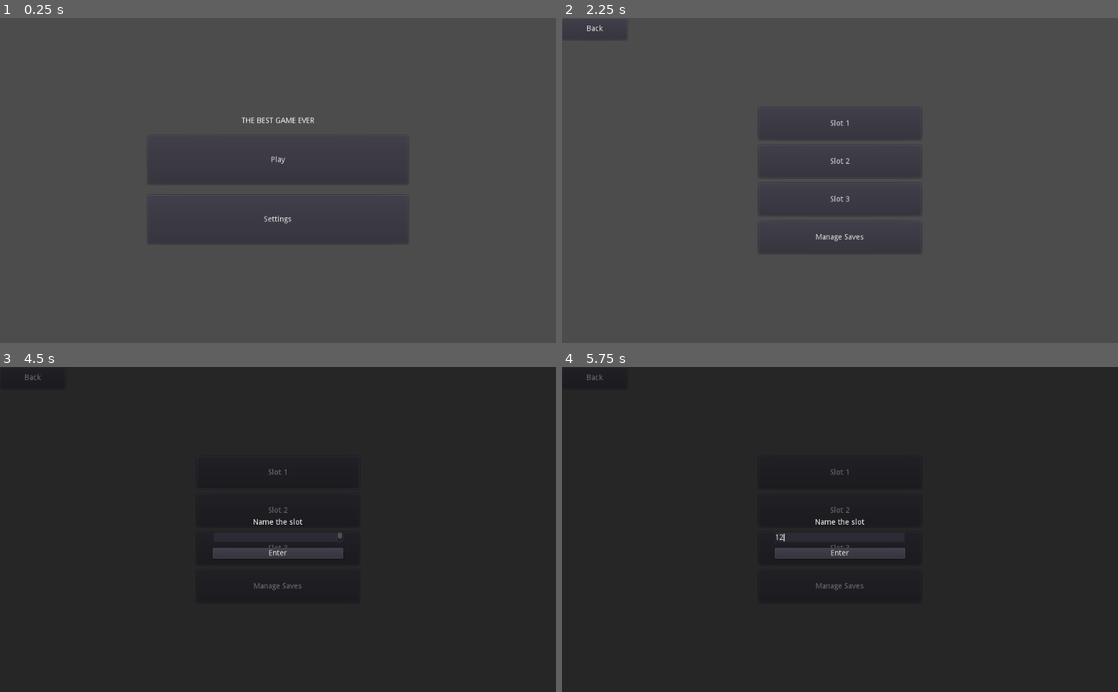
Above: before the commit, frames 1-4 (two rows, left to right).
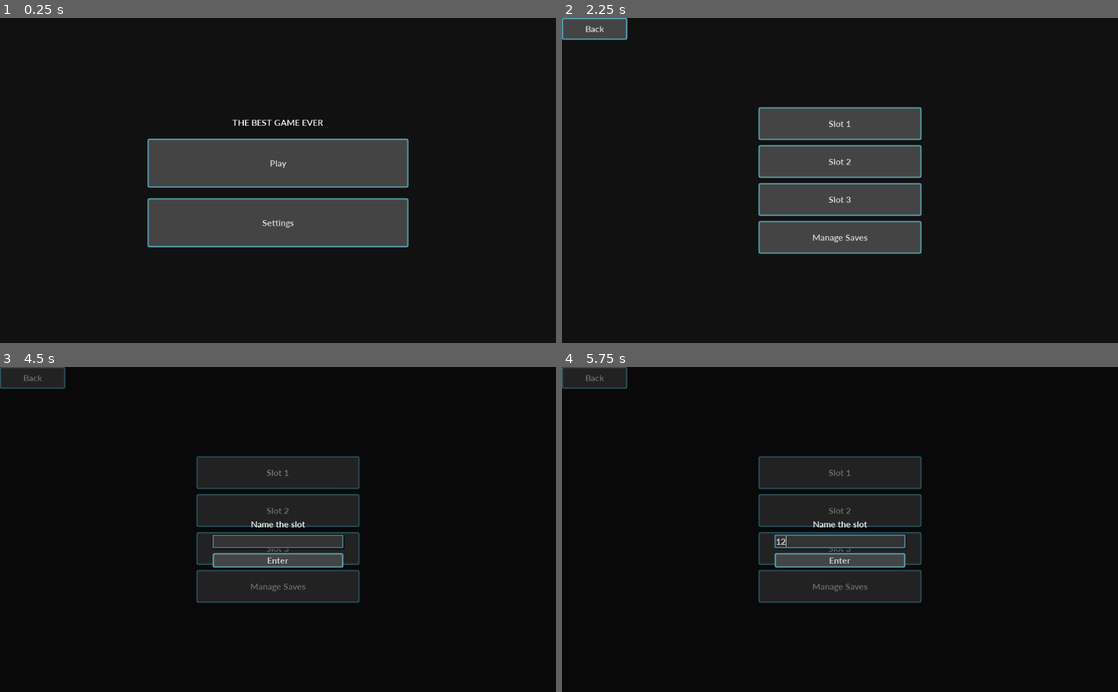
Above: after the commit, the same moments.

Repository: DeeJayLSP/godot-save-config-demo
Game: Godot game, scene res://MainMenu.tscn
Same seed, same stepped clock (60 frames per second), same inputs: the game is played once before the commit and once after it.
Inputs (mouse positions are in pixels of both pictures, inside the frame that each line leads up to):
- Up to frame 1 (0.25 s): no input
- Up to frame 2 (2.25 s): click "Settings" at 0.5 s; click "Back" at 1.25 s; click "Play" at 2 s
- Up to frame 3 (4.5 s): click "Back" at 2.75 s; click "Play" at 3.5 s; click "Slot 1" at 4.25 s
- Up to frame 4 (5.75 s): click (840, 536) at 5.02 s; type "12" at 5.1 s

The runs differ from the first frame. In frame 1, 87% of the frame differs, in the area x 0-100%, y 0-100%; in frame 2, 89%; in frame 3, 89%; in frame 4, 89%.

Commit message:
Added a custom theme

Diff:
--- a/Game.tscn
+++ b/Game.tscn
@@ -1,10 +1,12 @@
-[gd_scene load_steps=2 format=2]
+[gd_scene load_steps=3 format=2]
 
 [ext_resource path="res://Game.gd" type="Script" id=1]
+[ext_resource path="res://theme/theme.tres" type="Theme" id=2]
 
 [node name="Game" type="Control"]
 anchor_right = 1.0
 anchor_bottom = 1.0
+theme = ExtResource( 2 )
 script = ExtResource( 1 )
 __meta__ = {
 "_edit_use_anchors_": false
@@ -30,67 +32,70 @@
 }
 
 [node name="DataLabel" type="Label" parent="List"]
+margin_top = 1.0
 margin_right = 917.0
-margin_bottom = 14.0
+margin_bottom = 21.0
 text = "The box shows all the data that is active at the moment"
 align = 1
 
 [node name="CurrentData" type="TextEdit" parent="List"]
-margin_top = 18.0
+margin_top = 25.0
 margin_right = 917.0
-margin_bottom = 418.0
+margin_bottom = 425.0
 rect_min_size = Vector2( 800, 400 )
 readonly = true
 
 [node name="Modifiers" type="HBoxContainer" parent="List"]
-margin_top = 422.0
+margin_top = 429.0
 margin_right = 917.0
-margin_bottom = 462.0
+margin_bottom = 461.0
 custom_constants/separation = 21
 alignment = 1
 
 [node name="AOVLabel" type="Label" parent="List/Modifiers"]
-margin_left = 81.0
-margin_top = 13.0
-margin_right = 135.0
-margin_bottom = 27.0
+margin_left = 71.0
+margin_top = 6.0
+margin_right = 131.0
+margin_bottom = 26.0
 text = "variable:"
 
-[node name="AddOverwriteVar" type="TextEdit" parent="List/Modifiers"]
-margin_left = 156.0
-margin_right = 306.0
-margin_bottom = 40.0
+[node name="AddOverwriteVar" type="LineEdit" parent="List/Modifiers"]
+margin_left = 152.0
+margin_right = 302.0
+margin_bottom = 32.0
 rect_min_size = Vector2( 150, 0 )
 
 [node name="AOVLLabel" type="Label" parent="List/Modifiers"]
-margin_left = 327.0
-margin_top = 13.0
+margin_left = 323.0
+margin_top = 6.0
 margin_right = 365.0
-margin_bottom = 27.0
+margin_bottom = 26.0
 text = "value:"
 
-[node name="AddOverwriteVal" type="TextEdit" parent="List/Modifiers"]
+[node name="AddOverwriteVal" type="LineEdit" parent="List/Modifiers"]
 margin_left = 386.0
 margin_right = 536.0
-margin_bottom = 40.0
+margin_bottom = 32.0
 rect_min_size = Vector2( 150, 0 )
 
 [node name="Types" type="CheckButton" parent="List/Modifiers"]
 margin_left = 557.0
-margin_right = 704.0
-margin_bottom = 40.0
+margin_right = 703.0
+margin_bottom = 32.0
 text = "Overwrite:"
 
 [node name="AOApply" type="Button" parent="List/Modifiers"]
-margin_left = 725.0
-margin_right = 773.0
-margin_bottom = 40.0
+margin_left = 724.0
+margin_right = 774.0
+margin_bottom = 32.0
+rect_min_size = Vector2( 50, 0 )
 text = "Apply"
 
 [node name="Save" type="Button" parent="List/Modifiers"]
-margin_left = 794.0
-margin_right = 835.0
-margin_bottom = 40.0
+margin_left = 795.0
+margin_right = 845.0
+margin_bottom = 32.0
+rect_min_size = Vector2( 50, 0 )
 text = "Save"
 [connection signal="pressed" from="Back" to="." method="_on_Back_pressed"]
 [connection signal="pressed" from="List/Modifiers/AOApply" to="." method="_on_AOApply_pressed"]
--- a/MainMenu.tscn
+++ b/MainMenu.tscn
@@ -1,10 +1,12 @@
-[gd_scene load_steps=2 format=2]
+[gd_scene load_steps=3 format=2]
 
 [ext_resource path="res://MainMenu.gd" type="Script" id=1]
+[ext_resource path="res://theme/theme.tres" type="Theme" id=2]
 
 [node name="MainMenu" type="Control"]
 anchor_right = 1.0
 anchor_bottom = 1.0
+theme = ExtResource( 2 )
 script = ExtResource( 1 )
 __meta__ = {
 "_edit_use_anchors_": false
@@ -23,21 +25,21 @@
 
 [node name="Label" type="Label" parent="MenuItems"]
 margin_right = 480.0
-margin_bottom = 14.0
+margin_bottom = 20.0
 text = "THE BEST GAME EVER"
 align = 1
 
 [node name="Play" type="Button" parent="MenuItems"]
-margin_top = 34.0
+margin_top = 40.0
 margin_right = 480.0
-margin_bottom = 124.0
+margin_bottom = 130.0
 rect_min_size = Vector2( 480, 90 )
 text = "Play"
 
 [node name="Settings" type="Button" parent="MenuItems"]
-margin_top = 144.0
+margin_top = 150.0
 margin_right = 480.0
-margin_bottom = 234.0
+margin_bottom = 240.0
 rect_min_size = Vector2( 480, 90 )
 text = "Settings"
 [connection signal="pressed" from="MenuItems/Play" to="." method="_on_Play_pressed"]
--- a/Manage.tscn
+++ b/Manage.tscn
@@ -1,11 +1,13 @@
-[gd_scene load_steps=3 format=2]
+[gd_scene load_steps=4 format=2]
 
 [ext_resource path="res://Manage.gd" type="Script" id=1]
 [ext_resource path="res://DeleteSlot.gd" type="Script" id=2]
+[ext_resource path="res://theme/theme.tres" type="Theme" id=3]
 
 [node name="Manage" type="Control"]
 anchor_right = 1.0
 anchor_bottom = 1.0
+theme = ExtResource( 3 )
 script = ExtResource( 1 )
 __meta__ = {
 "_edit_use_anchors_": false
@@ -61,10 +63,10 @@
 }
 
 [node name="Confirmation" type="VBoxContainer" parent="Fade"]
-margin_left = 310.0
-margin_top = 268.0
-margin_right = 714.0
-margin_bottom = 332.0
+margin_left = 269.0
+margin_top = 265.0
+margin_right = 755.0
+margin_bottom = 335.0
 custom_constants/separation = 10
 alignment = 1
 __meta__ = {
@@ -72,27 +74,27 @@
 }
 
 [node name="Label" type="Label" parent="Fade/Confirmation"]
-margin_right = 404.0
-margin_bottom = 14.0
+margin_right = 486.0
+margin_bottom = 20.0
 text = "ARE YOU SURE YOU WANT TO DELETE SLOT DATA? (irreversible)"
 
 [node name="HBoxContainer" type="HBoxContainer" parent="Fade/Confirmation"]
-margin_top = 24.0
-margin_right = 404.0
-margin_bottom = 64.0
+margin_top = 30.0
+margin_right = 486.0
+margin_bottom = 70.0
 custom_constants/separation = 10
 alignment = 1
 
 [node name="Yes" type="Button" parent="Fade/Confirmation/HBoxContainer"]
-margin_left = 117.0
-margin_right = 197.0
+margin_left = 158.0
+margin_right = 238.0
 margin_bottom = 40.0
 rect_min_size = Vector2( 80, 40 )
 text = "Yes"
 
 [node name="No" type="Button" parent="Fade/Confirmation/HBoxContainer"]
-margin_left = 207.0
-margin_right = 287.0
+margin_left = 248.0
+margin_right = 328.0
 margin_bottom = 40.0
 rect_min_size = Vector2( 80, 0 )
 text = "No"
--- a/Play.tscn
+++ b/Play.tscn
@@ -1,11 +1,13 @@
-[gd_scene load_steps=3 format=2]
+[gd_scene load_steps=4 format=2]
 
 [ext_resource path="res://Play.gd" type="Script" id=1]
 [ext_resource path="res://SaveSlot.gd" type="Script" id=2]
+[ext_resource path="res://theme/theme.tres" type="Theme" id=3]
 
 [node name="Play" type="Control"]
 anchor_right = 1.0
 anchor_bottom = 1.0
+theme = ExtResource( 3 )
 script = ExtResource( 1 )
 __meta__ = {
 "_edit_use_anchors_": false
@@ -88,21 +90,22 @@
 }
 
 [node name="Label" type="Label" parent="NewFile/Content"]
+margin_top = 3.0
 margin_right = 240.0
-margin_bottom = 14.0
+margin_bottom = 23.0
 text = "Name the slot"
 align = 1
 
-[node name="Field" type="TextEdit" parent="NewFile/Content"]
-margin_top = 24.0
+[node name="Field" type="LineEdit" parent="NewFile/Content"]
+margin_top = 33.0
 margin_right = 240.0
-margin_bottom = 44.0
+margin_bottom = 57.0
 rect_min_size = Vector2( 240, 20 )
 
 [node name="Enter" type="Button" parent="NewFile/Content"]
-margin_top = 54.0
+margin_top = 67.0
 margin_right = 240.0
-margin_bottom = 74.0
+margin_bottom = 93.0
 text = "Enter"
 [connection signal="pressed" from="Back" to="." method="_on_Back_pressed"]
 [connection signal="pressed" from="Options/Slot 1" to="Options/Slot 1" method="_on_pressed"]
--- a/Settings.tscn
+++ b/Settings.tscn
@@ -1,21 +1,23 @@
-[gd_scene load_steps=3 format=2]
+[gd_scene load_steps=4 format=2]
 
 [ext_resource path="res://Settings.gd" type="Script" id=1]
 [ext_resource path="res://music/sample_music.ogg" type="AudioStream" id=2]
+[ext_resource path="res://theme/theme.tres" type="Theme" id=3]
 
 [node name="Settings" type="Control"]
 anchor_right = 1.0
 anchor_bottom = 1.0
+theme = ExtResource( 3 )
 script = ExtResource( 1 )
 __meta__ = {
 "_edit_use_anchors_": false
 }
 
 [node name="List" type="VBoxContainer" parent="."]
-margin_left = 287.0
-margin_top = 115.0
-margin_right = 737.0
-margin_bottom = 485.0
+margin_left = 283.0
+margin_top = 98.0
+margin_right = 741.0
+margin_bottom = 502.0
 custom_constants/separation = 14
 alignment = 1
 __meta__ = {
@@ -23,104 +25,104 @@
 }
 
 [node name="MasterLabel" type="Label" parent="List"]
-margin_right = 453.0
-margin_bottom = 14.0
+margin_right = 459.0
+margin_bottom = 20.0
 text = "Master Volume"
 align = 1
 
 [node name="MasterVolume" type="HSlider" parent="List"]
-margin_top = 28.0
-margin_right = 453.0
-margin_bottom = 44.0
+margin_top = 34.0
+margin_right = 459.0
+margin_bottom = 50.0
 value = 1.0
-tick_count = 11
 ticks_on_borders = true
 __meta__ = {
 "_edit_use_anchors_": false
 }
 
 [node name="MusicLabel" type="Label" parent="List"]
-margin_top = 58.0
-margin_right = 453.0
-margin_bottom = 72.0
+margin_top = 64.0
+margin_right = 459.0
+margin_bottom = 84.0
 text = "Music Volume"
 align = 1
 
 [node name="MusicVolume" type="HSlider" parent="List"]
-margin_top = 86.0
-margin_right = 453.0
-margin_bottom = 102.0
+margin_top = 98.0
+margin_right = 459.0
+margin_bottom = 114.0
 value = 1.0
-tick_count = 11
 ticks_on_borders = true
 __meta__ = {
 "_edit_use_anchors_": false
 }
 
 [node name="EffectsLabel" type="Label" parent="List"]
-margin_top = 116.0
-margin_right = 453.0
-margin_bottom = 130.0
+margin_top = 128.0
+margin_right = 459.0
+margin_bottom = 148.0
 text = "Effects Volume"
 align = 1
 
 [node name="Effects" type="HBoxContainer" parent="List"]
-margin_top = 144.0
-margin_right = 453.0
-margin_bottom = 164.0
+margin_top = 162.0
+margin_right = 459.0
+margin_bottom = 207.0
+alignment = 1
 
 [node name="EffectsVolume" type="HSlider" parent="List/Effects"]
 margin_right = 410.0
-margin_bottom = 16.0
-rect_min_size = Vector2( 410, 0 )
+margin_bottom = 40.0
+rect_min_size = Vector2( 410, 40 )
 value = 1.0
-tick_count = 11
-ticks_on_borders = true
 __meta__ = {
 "_edit_use_anchors_": false
 }
 
 [node name="Test" type="Button" parent="List/Effects"]
 margin_left = 414.0
-margin_right = 453.0
-margin_bottom = 20.0
+margin_right = 459.0
+margin_bottom = 45.0
+rect_min_size = Vector2( 45, 45 )
 text = "Test"
 
 [node name="WindowLabel" type="Label" parent="List"]
-margin_top = 178.0
-margin_right = 453.0
-margin_bottom = 192.0
+margin_top = 221.0
+margin_right = 459.0
+margin_bottom = 241.0
 text = "Window Size"
 align = 1
 
 [node name="WindowSize" type="HBoxContainer" parent="List"]
-margin_top = 206.0
-margin_right = 453.0
-margin_bottom = 226.0
-rect_min_size = Vector2( 0, 20 )
+margin_top = 255.0
+margin_right = 459.0
+margin_bottom = 280.0
+rect_min_size = Vector2( 0, 25 )
+alignment = 1
 
-[node name="Width" type="TextEdit" parent="List/WindowSize"]
-margin_right = 223.0
-margin_bottom = 20.0
+[node name="Width" type="LineEdit" parent="List/WindowSize"]
+margin_left = 4.0
+margin_right = 227.0
+margin_bottom = 25.0
 rect_min_size = Vector2( 223, 0 )
 
-[node name="Height" type="TextEdit" parent="List/WindowSize"]
-margin_left = 227.0
-margin_right = 450.0
-margin_bottom = 20.0
+[node name="Height" type="LineEdit" parent="List/WindowSize"]
+margin_left = 231.0
+margin_right = 454.0
+margin_bottom = 25.0
 rect_min_size = Vector2( 223, 0 )
 
 [node name="Apply" type="Button" parent="List"]
-margin_top = 240.0
-margin_right = 453.0
-margin_bottom = 300.0
+margin_top = 294.0
+margin_right = 459.0
+margin_bottom = 354.0
 rect_min_size = Vector2( 0, 60 )
 text = "Apply"
 
 [node name="Back" type="Button" parent="List"]
-margin_top = 314.0
-margin_right = 453.0
-margin_bottom = 374.0
+margin_top = 368.0
+margin_right = 459.0
+margin_bottom = 428.0
 rect_min_size = Vector2( 0, 60 )
 text = "Back"
 
--- a/project.godot
+++ b/project.godot
@@ -42,4 +42,5 @@
 quality/driver/driver_name="GLES2"
 vram_compression/import_etc=true
 vram_compression/import_etc2=false
+environment/default_clear_color=Color( 0.0666667, 0.0666667, 0.0666667, 1 )
 environment/default_environment="res://default_env.tres"
--- /dev/null
+++ b/theme/theme.tres
@@ -0,0 +1,121 @@
+[gd_resource type="Theme" load_steps=16 format=2]
+
+[ext_resource path="res://theme/Lato-Semibold.ttf" type="DynamicFontData" id=1]
+
+[sub_resource type="StyleBoxFlat" id=16]
+bg_color = Color( 0.2, 0.2, 0.2, 1 )
+draw_center = false
+border_width_left = 1
+border_width_top = 1
+border_width_right = 1
+border_width_bottom = 1
+border_color = Color( 0.372549, 0.803922, 0.894118, 1 )
+border_blend = true
+corner_radius_top_left = 3
+corner_radius_top_right = 3
+corner_radius_bottom_right = 3
+corner_radius_bottom_left = 3
+
+[sub_resource type="StyleBoxFlat" id=14]
+bg_color = Color( 0.403922, 0.403922, 0.403922, 1 )
+border_width_left = 3
+border_width_top = 3
+border_width_right = 3
+border_width_bottom = 3
+border_color = Color( 0.372549, 0.803922, 0.894118, 1 )
+border_blend = true
+corner_radius_top_left = 3
+corner_radius_top_right = 3
+corner_radius_bottom_right = 3
+corner_radius_bottom_left = 3
+
+[sub_resource type="StyleBoxFlat" id=5]
+bg_color = Color( 0.266667, 0.266667, 0.266667, 1 )
+border_width_left = 3
+border_width_top = 3
+border_width_right = 3
+border_width_bottom = 3
+border_color = Color( 0.372549, 0.803922, 0.894118, 1 )
+border_blend = true
+corner_radius_top_left = 3
+corner_radius_top_right = 3
+corner_radius_bottom_right = 3
+corner_radius_bottom_left = 3
+
+[sub_resource type="StyleBoxFlat" id=15]
+bg_color = Color( 0.266667, 0.266667, 0.266667, 1 )
+border_width_left = 1
+border_width_top = 1
+border_width_right = 1
+border_width_bottom = 1
+border_color = Color( 0.372549, 0.803922, 0.894118, 1 )
+border_blend = true
+corner_radius_top_left = 3
+corner_radius_top_right = 3
+corner_radius_bottom_right = 3
+corner_radius_bottom_left = 3
+
+[sub_resource type="StyleBoxEmpty" id=7]
+
+[sub_resource type="StyleBoxEmpty" id=6]
+
+[sub_resource type="StreamTexture" id=17]
+
+[sub_resource type="StyleBoxLine" id=11]
+color = Color( 0.372549, 0.803922, 0.894118, 1 )
+thickness = 8
+
+[sub_resource type="StyleBoxLine" id=13]
+color = Color( 0.89, 0.89, 0.89, 1 )
+thickness = 8
+
+[sub_resource type="StyleBoxLine" id=12]
+color = Color( 0.266667, 0.266667, 0.266667, 1 )
+thickness = 8
+
+[sub_resource type="DynamicFont" id=4]
+outline_color = Color( 0, 0, 0, 1 )
+use_mipmaps = true
+use_filter = true
+font_data = ExtResource( 1 )
+
+[sub_resource type="StyleBoxFlat" id=3]
+bg_color = Color( 0.2, 0.2, 0.2, 1 )
+border_width_left = 2
+border_width_top = 2
+border_width_right = 2
+border_width_bottom = 2
+border_color = Color( 0.372549, 0.803922, 0.894118, 1 )
+border_blend = true
+corner_detail = 10
+shadow_size = 3
+shadow_offset = Vector2( 1, 1 )
+
+[sub_resource type="StyleBoxFlat" id=18]
+bg_color = Color( 0.2, 0.2, 0.2, 1 )
+border_width_left = 1
+border_width_top = 1
+border_width_right = 1
+border_width_bottom = 1
+
+[sub_resource type="DynamicFont" id=1]
+font_data = ExtResource( 1 )
+
+[resource]
+default_font = SubResource( 1 )
+Button/styles/disabled = SubResource( 16 )
+Button/styles/hover = SubResource( 14 )
+Button/styles/normal = SubResource( 5 )
+Button/styles/pressed = SubResource( 15 )
+CheckBox/styles/normal = SubResource( 7 )
+CheckButton/styles/hover = SubResource( 6 )
+CheckButton/styles/normal = SubResource( 6 )
+CheckButton/styles/pressed = SubResource( 6 )
+HSlider/icons/grabber = SubResource( 17 )
+HSlider/icons/grabber_highlight = SubResource( 17 )
+HSlider/styles/grabber_area = SubResource( 11 )
+HSlider/styles/grabber_area_highlight = SubResource( 13 )
+HSlider/styles/slider = SubResource( 12 )
+LineEdit/fonts/normal = SubResource( 4 )
+LineEdit/styles/normal = SubResource( 3 )
+TextEdit/styles/read_only = SubResource( 18 )
Not shown, added: img/game.png.import
Not shown, added: img/options.png.import
Not shown, added: img/play.png.import
Binary file added: theme/Lato-Semibold.ttf
